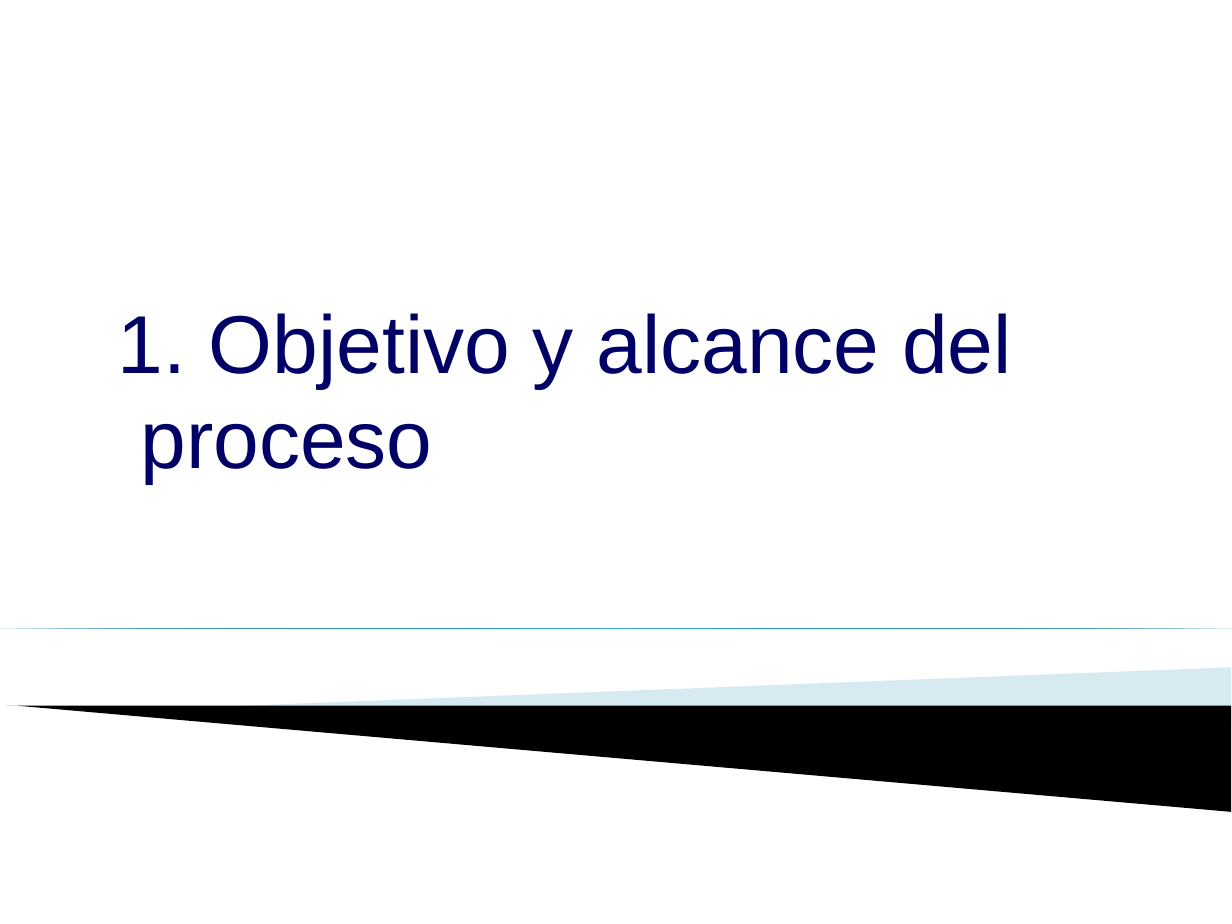
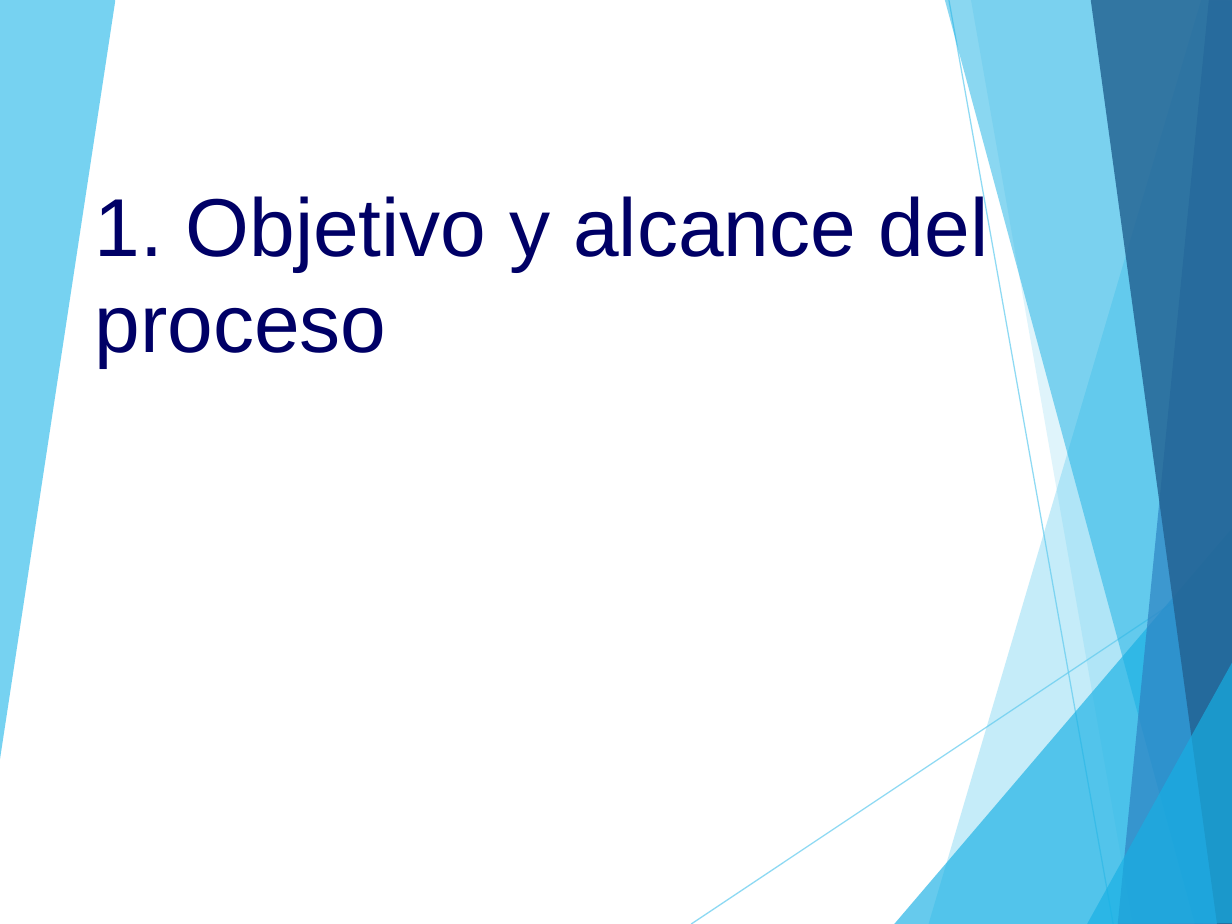
Before and after one commit to alejandro-laban/gps-tracking, a slide deck: slide 3 of Área de proceso PP-PMC/PGPRO_0.1_2015.ppt. Drawn at 1232x924 pixels with LibreOffice and Linux fonts; fonts in the diff are those of the drawing; background and template pictures are left out. Boxes give left, top, right and bottom in pixels: in the first picture for what was removed or moved away, otherwise in the second. Text is boxed around its words. In the diff, an @@ line names an element or a change of style, - is before the commit and + after.

```diff
--- a/Área de proceso PP-PMC/PGPRO_0.1_2015.ppt
+++ b/Área de proceso PP-PMC/PGPRO_0.1_2015.ppt
@@ group added at (x1=0, y1=0, x2=1232, y2=924): 8 freeform shapes, 2 lines @@
@@ text "1. Objetivo y alcance del ..." rewrapped from (x1=118, y1=313, x2=1012, y2=484) to (x1=94, y1=191, x2=989, y2=367) @@
@@ right triangle removed at (x1=0, y1=628, x2=1232, y2=628) @@
@@ freeform shape removed at (x1=228, y1=668, x2=1231, y2=733) @@
@@ freeform shape removed at (x1=6, y1=706, x2=1231, y2=812) @@
```
Also in this commit, not shown: 33 other slides changed, 1 slide added, 2 slides removed, 29 other files.
